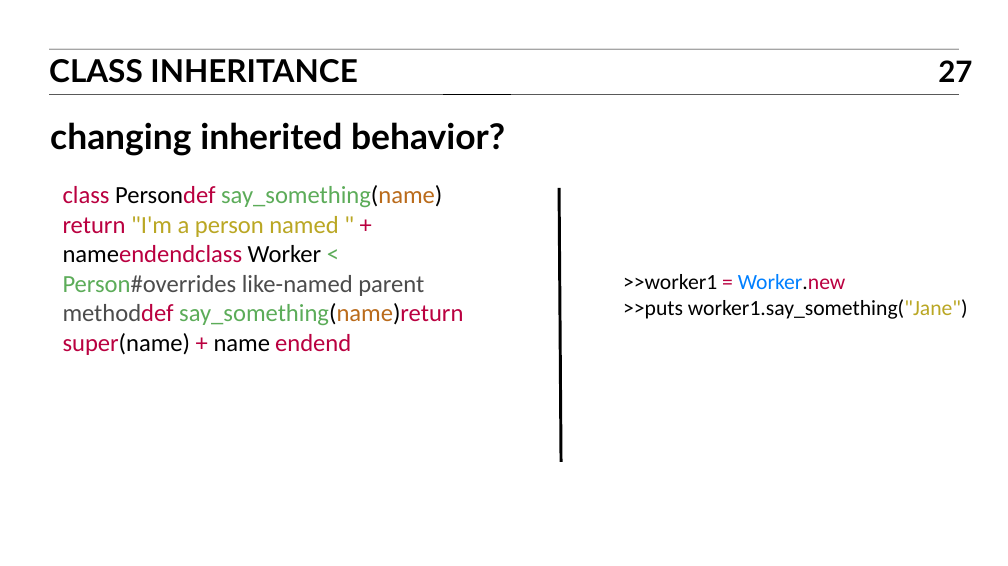
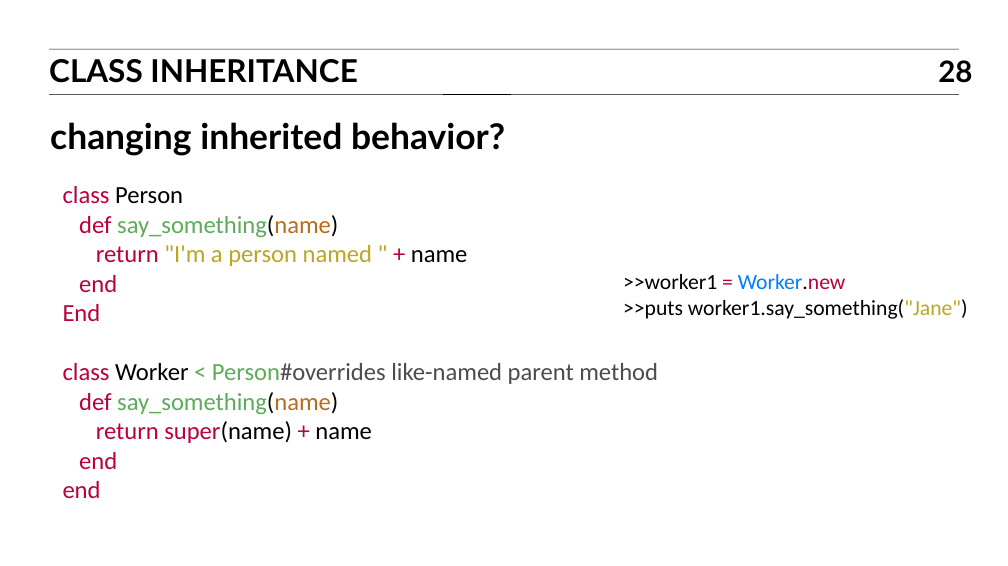
Before and after one commit to TravisGriffiths/ITR-BOS-01, a slide deck: slide 28 of Slides/05_ITR_slides.ppt (slide 27 before the commit). Drawn at 1008x566 pixels with LibreOffice and Linux fonts; fonts in the diff are those of the drawing. Boxes give left, top, right and bottom in pixels: in the first picture for what was removed or moved away, otherwise in the second. Text is boxed around its words. In the diff, an @@ line names an element or a change of style, - is before the commit and + after.

Commit message:
Slide changes

```diff
--- a/Slides/05_ITR_slides.ppt
+++ b/Slides/05_ITR_slides.ppt
@@ page number at (938, 60, 972, 83): text changed @@
-27
+28
@@ text at (63, 186, 658, 498): text changed @@
-class Persondef say_something(name)
-return "I'm a person named " + nameendendclass Worker < Person#overrides like-named parent methoddef say_something(name)return super(name) + name endend
+class Person
+def say_something(name)
+return "I'm a person named " + name
+end
+End
+class Worker < Person#overrides like-named parent method
+def say_something(name)
+return super(name) + name
+end
+end
@@ line removed from (559, 188) to (561, 462) @@
```
Also in this commit, not shown: 3 other slides changed, 1 slide added, 3 other files.
